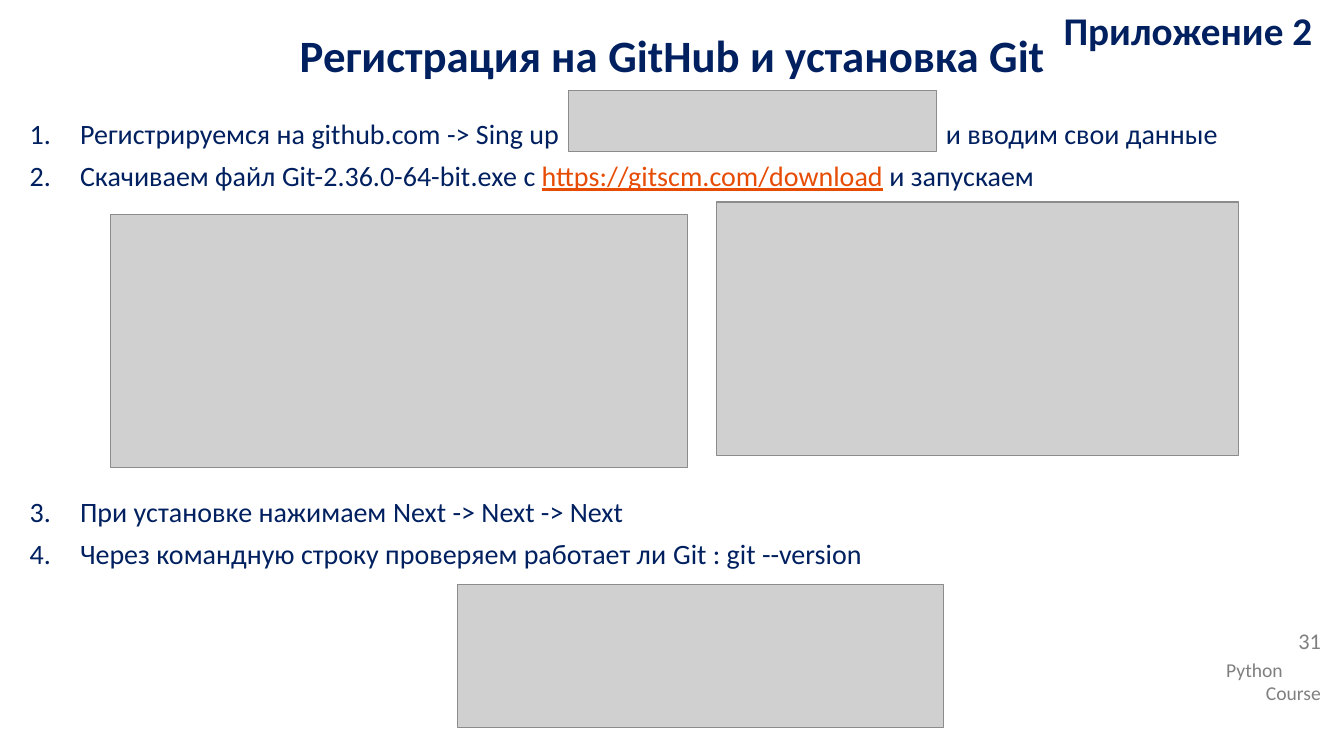
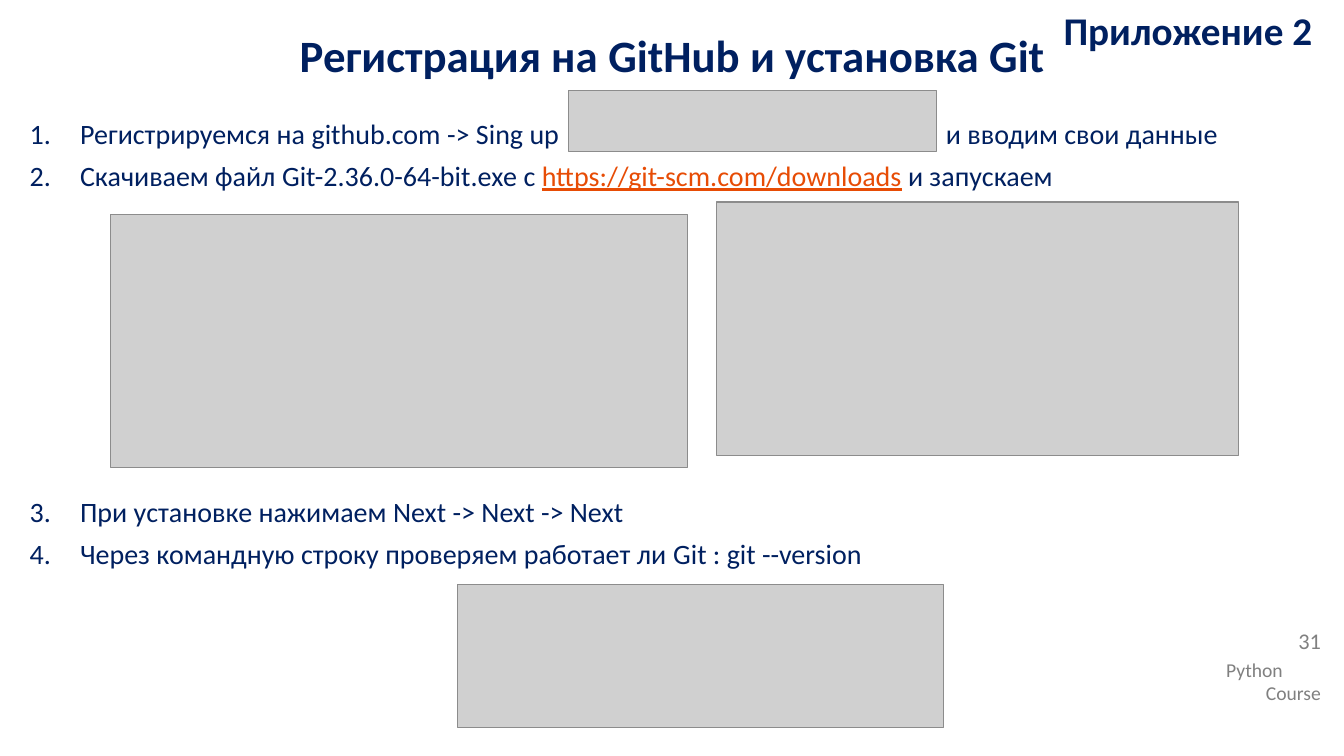
Before and after one commit to IlyaOrlov/PythonCourse2.0_September23, a slide deck: slide 31 of Lectures/py_lec_1.pptx. Drawn at 1344x756 pixels with LibreOffice and Linux fonts; fonts in the diff are those of the drawing; grey boxes stand for pictures; background and template pictures are left out. Boxes give left, top, right and bottom in pixels: in the first picture for what was removed or moved away, otherwise in the second. Text is boxed around its words. In the diff, an @@ line names an element or a change of style, - is before the commit and + after.

Commit message:
Initial Commit

```diff
--- a/Lectures/py_lec_1.pptx
+++ b/Lectures/py_lec_1.pptx
@@ text at bbox=[80, 166, 1052, 191]: text changed @@
-2. Скачиваем файл Git-2.36.0-64-bit.ехе c https://gitscm.com/download и запускаем
+2. Скачиваем файл Git-2.36.0-64-bit.ехе c https://git-scm.com/downloads и запускаем
```
